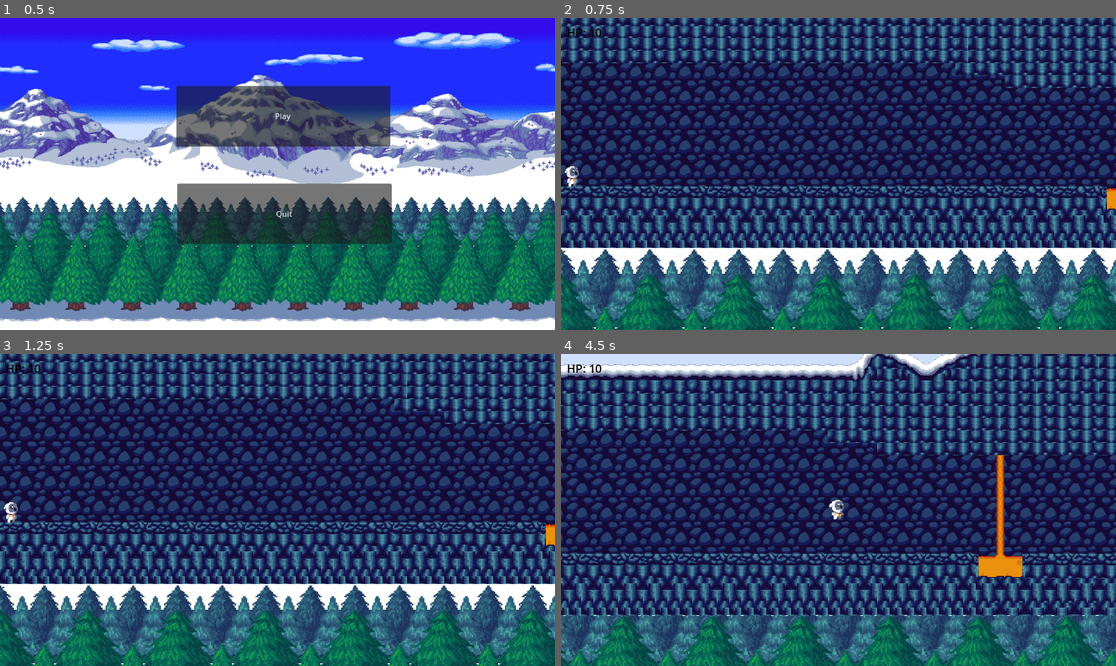
Above: before the commit, frames 1-4 (two rows, left to right).
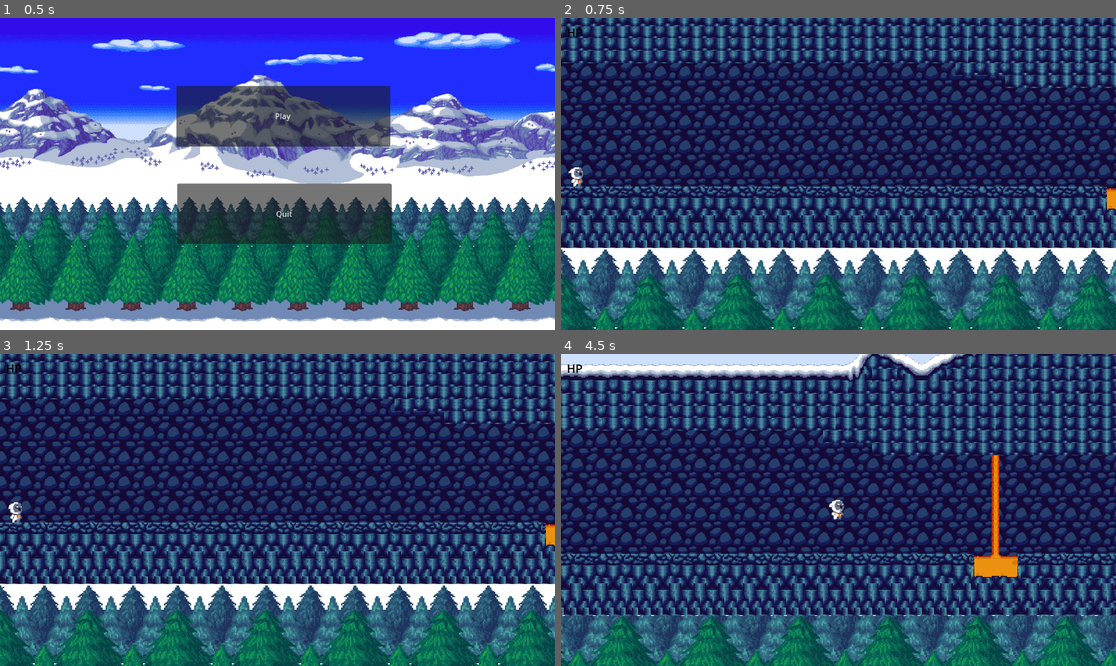
Above: after the commit, the same moments.

Repository: Muncherxyz/SimpleWinterPlatformer
Game: Godot game, scene res://TitleScreen.tscn
The game is run twice, just before and just after one commit, with the same random seed, the same clock (stepped at 60 frames per second) and the same inputs.
Inputs:
- Up to frame 1 (0.5 s): no input
- Up to frame 2 (0.75 s): click "Play" at 0.5 s
- Up to frame 3 (1.25 s): no input
- Up to frame 4 (4.5 s): tap Enter (ui_accept) at 1.25, 1.52, 2.27, 3.77 s; hold Right (ui_right) 1.28-2.78 s; hold Left (ui_left) 2.78-3.53 s; hold Right (ui_right) from 3.53 s (still down)

Frame 1 is identical in both runs. In frame 2, 0.2% of the frame differs, in the area x 0-8%, y 3-55%; in frame 3, 0.2%; in frame 4, 58%, in the area x 0-100%, y 0-100%.
Error after the commit: Invalid access to property or key 'health' on a base object of type 'Node'. (res://world.tscn::GDScript_iy1jy:11)

Commit message:
forgot to push

Diff:
--- /dev/null
+++ b/8bitWinterTileset/2 Owlet_Monster/3 Dude_Monster/enemy.gd
@@ -0,0 +1,14 @@
+extends CharacterBody2D
+
+var gravity = ProjectSettings.get_setting("physics/2d/default_gravity")
+var player
+
+func _physics_process(delta):
+	# Add the gravity.
+	velocity.y += gravity * delta
+
+	move_and_slide()
+func _on_player_detection_body_entered(body):
+	if body.name == "Player":
+		player = get_node("../../Player")
+		print(player.global_postion)
--- /dev/null
+++ b/8bitWinterTileset/2 Owlet_Monster/3 Dude_Monster/enemy.tscn
@@ -0,0 +1,306 @@
+[gd_scene load_steps=45 format=3 uid="uid://c4nj73ol3elw7"]
+
+[ext_resource type="Script" path="res://8bitWinterTileset/2 Owlet_Monster/3 Dude_Monster/enemy.gd" id="1_46f88"]
+[ext_resource type="Texture2D" uid="uid://do3kbwey8eg8l" path="res://8bitWinterTileset/2 Owlet_Monster/3 Dude_Monster/Dude_Monster_Death_8.png" id="1_akvds"]
+[ext_resource type="Texture2D" uid="uid://c8a6i2kf12u15" path="res://8bitWinterTileset/2 Owlet_Monster/3 Dude_Monster/Dude_Monster_Throw_4.png" id="2_r4kts"]
+[ext_resource type="Texture2D" uid="uid://t8ija8xxfgbw" path="res://8bitWinterTileset/2 Owlet_Monster/3 Dude_Monster/Dude_Monster_Hurt_4.png" id="3_lslrf"]
+[ext_resource type="Texture2D" uid="uid://dgbk8yq23uqlj" path="res://8bitWinterTileset/2 Owlet_Monster/3 Dude_Monster/Dude_Monster_Idle_4.png" id="4_vrt42"]
+[ext_resource type="Texture2D" uid="uid://d34iejctwgmne" path="res://8bitWinterTileset/2 Owlet_Monster/3 Dude_Monster/Dude_Monster_Jump_8.png" id="5_ps8do"]
+[ext_resource type="Texture2D" uid="uid://raagsne04f4g" path="res://8bitWinterTileset/2 Owlet_Monster/3 Dude_Monster/Dude_Monster_Run_6.png" id="6_6c8po"]
+
+[sub_resource type="RectangleShape2D" id="RectangleShape2D_rsq0w"]
+size = Vector2(20, 16)
+
+[sub_resource type="AtlasTexture" id="AtlasTexture_oson3"]
+atlas = ExtResource("1_akvds")
+region = Rect2(0, 0, 32, 32)
+
+[sub_resource type="AtlasTexture" id="AtlasTexture_vgu0r"]
+atlas = ExtResource("1_akvds")
+region = Rect2(32, 0, 32, 32)
+
+[sub_resource type="AtlasTexture" id="AtlasTexture_uec37"]
+atlas = ExtResource("1_akvds")
+region = Rect2(64, 0, 32, 32)
+
+[sub_resource type="AtlasTexture" id="AtlasTexture_g4tmh"]
+atlas = ExtResource("1_akvds")
+region = Rect2(96, 0, 32, 32)
+
+[sub_resource type="AtlasTexture" id="AtlasTexture_ix06e"]
+atlas = ExtResource("1_akvds")
+region = Rect2(128, 0, 32, 32)
+
+[sub_resource type="AtlasTexture" id="AtlasTexture_0q38f"]
+atlas = ExtResource("1_akvds")
+region = Rect2(160, 0, 32, 32)
+
+[sub_resource type="AtlasTexture" id="AtlasTexture_vv0tk"]
+atlas = ExtResource("1_akvds")
+region = Rect2(192, 0, 32, 32)
+
+[sub_resource type="AtlasTexture" id="AtlasTexture_0co06"]
+atlas = ExtResource("1_akvds")
+region = Rect2(224, 0, 32, 32)
+
+[sub_resource type="AtlasTexture" id="AtlasTexture_if7a1"]
+atlas = ExtResource("2_r4kts")
+region = Rect2(0, 0, 32, 32)
+
+[sub_resource type="AtlasTexture" id="AtlasTexture_a12v7"]
+atlas = ExtResource("2_r4kts")
+region = Rect2(32, 0, 32, 32)
+
+[sub_resource type="AtlasTexture" id="AtlasTexture_41pdi"]
+atlas = ExtResource("2_r4kts")
+region = Rect2(64, 0, 32, 32)
+
+[sub_resource type="AtlasTexture" id="AtlasTexture_lj1ae"]
+atlas = ExtResource("2_r4kts")
+region = Rect2(96, 0, 32, 32)
+
+[sub_resource type="AtlasTexture" id="AtlasTexture_1n30n"]
+atlas = ExtResource("3_lslrf")
+region = Rect2(0, 0, 32, 32)
+
+[sub_resource type="AtlasTexture" id="AtlasTexture_q1oik"]
+atlas = ExtResource("3_lslrf")
+region = Rect2(32, 0, 32, 32)
+
+[sub_resource type="AtlasTexture" id="AtlasTexture_7a2uk"]
+atlas = ExtResource("3_lslrf")
+region = Rect2(64, 0, 32, 32)
+
+[sub_resource type="AtlasTexture" id="AtlasTexture_88c3r"]
+atlas = ExtResource("3_lslrf")
+region = Rect2(96, 0, 32, 32)
+
+[sub_resource type="AtlasTexture" id="AtlasTexture_gfmtv"]
+atlas = ExtResource("4_vrt42")
+region = Rect2(0, 0, 32, 32)
+
+[sub_resource type="AtlasTexture" id="AtlasTexture_8fgup"]
+atlas = ExtResource("4_vrt42")
+region = Rect2(32, 0, 32, 32)
+
+[sub_resource type="AtlasTexture" id="AtlasTexture_w13se"]
+atlas = ExtResource("4_vrt42")
+region = Rect2(64, 0, 32, 32)
+
+[sub_resource type="AtlasTexture" id="AtlasTexture_0ijji"]
+atlas = ExtResource("4_vrt42")
+region = Rect2(96, 0, 32, 32)
+
+[sub_resource type="AtlasTexture" id="AtlasTexture_aonny"]
+atlas = ExtResource("5_ps8do")
+region = Rect2(0, 0, 32, 32)
+
+[sub_resource type="AtlasTexture" id="AtlasTexture_qhwea"]
+atlas = ExtResource("5_ps8do")
+region = Rect2(32, 0, 32, 32)
+
+[sub_resource type="AtlasTexture" id="AtlasTexture_j03ip"]
+atlas = ExtResource("5_ps8do")
+region = Rect2(64, 0, 32, 32)
+
+[sub_resource type="AtlasTexture" id="AtlasTexture_d7iqi"]
+atlas = ExtResource("5_ps8do")
+region = Rect2(96, 0, 32, 32)
+
+[sub_resource type="AtlasTexture" id="AtlasTexture_eqsj5"]
+atlas = ExtResource("5_ps8do")
+region = Rect2(128, 0, 32, 32)
+
+[sub_resource type="AtlasTexture" id="AtlasTexture_i74hq"]
+atlas = ExtResource("5_ps8do")
+region = Rect2(160, 0, 32, 32)
+
+[sub_resource type="AtlasTexture" id="AtlasTexture_uchi4"]
+atlas = ExtResource("5_ps8do")
+region = Rect2(192, 0, 32, 32)
+
+[sub_resource type="AtlasTexture" id="AtlasTexture_3rlcs"]
+atlas = ExtResource("5_ps8do")
+region = Rect2(224, 0, 32, 32)
+
+[sub_resource type="AtlasTexture" id="AtlasTexture_qmgv4"]
+atlas = ExtResource("6_6c8po")
+region = Rect2(0, 0, 32, 32)
+
+[sub_resource type="AtlasTexture" id="AtlasTexture_ofve0"]
+atlas = ExtResource("6_6c8po")
+region = Rect2(32, 0, 32, 32)
+
+[sub_resource type="AtlasTexture" id="AtlasTexture_y4wt8"]
+atlas = ExtResource("6_6c8po")
+region = Rect2(64, 0, 32, 32)
+
+[sub_resource type="AtlasTexture" id="AtlasTexture_fcetd"]
+atlas = ExtResource("6_6c8po")
+region = Rect2(96, 0, 32, 32)
+
+[sub_resource type="AtlasTexture" id="AtlasTexture_yddu3"]
+atlas = ExtResource("6_6c8po")
+region = Rect2(128, 0, 32, 32)
+
+[sub_resource type="AtlasTexture" id="AtlasTexture_1wr1b"]
+atlas = ExtResource("6_6c8po")
+region = Rect2(160, 0, 32, 32)
+
+[sub_resource type="SpriteFrames" id="SpriteFrames_pt865"]
+animations = [{
+"frames": [{
+"duration": 1.0,
+"texture": SubResource("AtlasTexture_oson3")
+}, {
+"duration": 1.0,
+"texture": SubResource("AtlasTexture_vgu0r")
+}, {
+"duration": 1.0,
+"texture": SubResource("AtlasTexture_uec37")
+}, {
+"duration": 1.0,
+"texture": SubResource("AtlasTexture_g4tmh")
+}, {
+"duration": 1.0,
+"texture": SubResource("AtlasTexture_ix06e")
+}, {
+"duration": 1.0,
+"texture": SubResource("AtlasTexture_0q38f")
+}, {
+"duration": 1.0,
+"texture": SubResource("AtlasTexture_vv0tk")
+}, {
+"duration": 1.0,
+"texture": SubResource("AtlasTexture_0co06")
+}],
+"loop": true,
+"name": &"death",
+"speed": 5.0
+}, {
+"frames": [{
+"duration": 1.0,
+"texture": SubResource("AtlasTexture_if7a1")
+}, {
+"duration": 1.0,
+"texture": SubResource("AtlasTexture_a12v7")
+}, {
+"duration": 1.0,
+"texture": SubResource("AtlasTexture_41pdi")
+}, {
+"duration": 1.0,
+"texture": SubResource("AtlasTexture_lj1ae")
+}],
+"loop": true,
+"name": &"hit",
+"speed": 5.0
+}, {
+"frames": [{
+"duration": 1.0,
+"texture": SubResource("AtlasTexture_1n30n")
+}, {
+"duration": 1.0,
+"texture": SubResource("AtlasTexture_q1oik")
+}, {
+"duration": 1.0,
+"texture": SubResource("AtlasTexture_7a2uk")
+}, {
+"duration": 1.0,
+"texture": SubResource("AtlasTexture_88c3r")
+}],
+"loop": true,
+"name": &"hurt",
+"speed": 5.0
+}, {
+"frames": [{
+"duration": 1.0,
+"texture": SubResource("AtlasTexture_gfmtv")
+}, {
+"duration": 1.0,
+"texture": SubResource("AtlasTexture_8fgup")
+}, {
+"duration": 1.0,
+"texture": SubResource("AtlasTexture_w13se")
+}, {
+"duration": 1.0,
+"texture": SubResource("AtlasTexture_0ijji")
+}],
+"loop": true,
+"name": &"idle",
+"speed": 5.0
+}, {
+"frames": [{
+"duration": 1.0,
+"texture": SubResource("AtlasTexture_aonny")
+}, {
+"duration": 1.0,
+"texture": SubResource("AtlasTexture_qhwea")
+}, {
+"duration": 1.0,
+"texture": SubResource("AtlasTexture_j03ip")
+}, {
+"duration": 1.0,
+"texture": SubResource("AtlasTexture_d7iqi")
+}, {
+"duration": 1.0,
+"texture": SubResource("AtlasTexture_eqsj5")
+}, {
+"duration": 1.0,
+"texture": SubResource("AtlasTexture_i74hq")
+}, {
+"duration": 1.0,
+"texture": SubResource("AtlasTexture_uchi4")
+}, {
+"duration": 1.0,
+"texture": SubResource("AtlasTexture_3rlcs")
+}],
+"loop": true,
+"name": &"jump",
+"speed": 5.0
+}, {
+"frames": [{
+"duration": 1.0,
+"texture": SubResource("AtlasTexture_qmgv4")
+}, {
+"duration": 1.0,
+"texture": SubResource("AtlasTexture_ofve0")
+}, {
+"duration": 1.0,
+"texture": SubResource("AtlasTexture_y4wt8")
+}, {
+"duration": 1.0,
+"texture": SubResource("AtlasTexture_fcetd")
+}, {
+"duration": 1.0,
+"texture": SubResource("AtlasTexture_yddu3")
+}, {
+"duration": 1.0,
+"texture": SubResource("AtlasTexture_1wr1b")
+}],
+"loop": true,
+"name": &"run",
+"speed": 5.0
+}]
+
+[sub_resource type="CircleShape2D" id="CircleShape2D_fuj1w"]
+radius = 81.86
+
+[node name="enemy" type="CharacterBody2D"]
+script = ExtResource("1_46f88")
+
+[node name="CollisionShape2D" type="CollisionShape2D" parent="."]
+position = Vector2(0, -8)
+shape = SubResource("RectangleShape2D_rsq0w")
+
+[node name="AnimatedSprite2D" type="AnimatedSprite2D" parent="."]
+position = Vector2(0, -16)
+scale = Vector2(1.25, 1)
+sprite_frames = SubResource("SpriteFrames_pt865")
+animation = &"hit"
+
+[node name="player detection" type="Area2D" parent="."]
+
+[node name="CollisionShape2D" type="CollisionShape2D" parent="player detection"]
+shape = SubResource("CircleShape2D_fuj1w")
+
+[connection signal="body_entered" from="player detection" to="." method="_on_player_detection_body_entered"]
--- /dev/null
+++ b/8bitWinterTileset/2 Owlet_Monster/3 Dude_Monster/guy.tscn
@@ -0,0 +1,308 @@
+[gd_scene load_steps=45 format=3 uid="uid://b1f85c4n315ye"]
+
+[ext_resource type="Script" path="res://8bitWinterTileset/2 Owlet_Monster/3 Dude_Monster/enemy.gd" id="1_mw4im"]
+[ext_resource type="Texture2D" uid="uid://do3kbwey8eg8l" path="res://8bitWinterTileset/2 Owlet_Monster/3 Dude_Monster/Dude_Monster_Death_8.png" id="2_1xeu3"]
+[ext_resource type="Texture2D" uid="uid://c8a6i2kf12u15" path="res://8bitWinterTileset/2 Owlet_Monster/3 Dude_Monster/Dude_Monster_Throw_4.png" id="3_2m66a"]
+[ext_resource type="Texture2D" uid="uid://t8ija8xxfgbw" path="res://8bitWinterTileset/2 Owlet_Monster/3 Dude_Monster/Dude_Monster_Hurt_4.png" id="4_tevp0"]
+[ext_resource type="Texture2D" uid="uid://dgbk8yq23uqlj" path="res://8bitWinterTileset/2 Owlet_Monster/3 Dude_Monster/Dude_Monster_Idle_4.png" id="5_3bj55"]
+[ext_resource type="Texture2D" uid="uid://d34iejctwgmne" path="res://8bitWinterTileset/2 Owlet_Monster/3 Dude_Monster/Dude_Monster_Jump_8.png" id="6_6588e"]
+[ext_resource type="Texture2D" uid="uid://raagsne04f4g" path="res://8bitWinterTileset/2 Owlet_Monster/3 Dude_Monster/Dude_Monster_Run_6.png" id="7_38m45"]
+
+[sub_resource type="RectangleShape2D" id="RectangleShape2D_rsq0w"]
+size = Vector2(20, 16)
+
+[sub_resource type="AtlasTexture" id="AtlasTexture_oson3"]
+atlas = ExtResource("2_1xeu3")
+region = Rect2(0, 0, 32, 32)
+
+[sub_resource type="AtlasTexture" id="AtlasTexture_vgu0r"]
+atlas = ExtResource("2_1xeu3")
+region = Rect2(32, 0, 32, 32)
+
+[sub_resource type="AtlasTexture" id="AtlasTexture_uec37"]
+atlas = ExtResource("2_1xeu3")
+region = Rect2(64, 0, 32, 32)
+
+[sub_resource type="AtlasTexture" id="AtlasTexture_g4tmh"]
+atlas = ExtResource("2_1xeu3")
+region = Rect2(96, 0, 32, 32)
+
+[sub_resource type="AtlasTexture" id="AtlasTexture_ix06e"]
+atlas = ExtResource("2_1xeu3")
+region = Rect2(128, 0, 32, 32)
+
+[sub_resource type="AtlasTexture" id="AtlasTexture_0q38f"]
+atlas = ExtResource("2_1xeu3")
+region = Rect2(160, 0, 32, 32)
+
+[sub_resource type="AtlasTexture" id="AtlasTexture_vv0tk"]
+atlas = ExtResource("2_1xeu3")
+region = Rect2(192, 0, 32, 32)
+
+[sub_resource type="AtlasTexture" id="AtlasTexture_0co06"]
+atlas = ExtResource("2_1xeu3")
+region = Rect2(224, 0, 32, 32)
+
+[sub_resource type="AtlasTexture" id="AtlasTexture_if7a1"]
+atlas = ExtResource("3_2m66a")
+region = Rect2(0, 0, 32, 32)
+
+[sub_resource type="AtlasTexture" id="AtlasTexture_a12v7"]
+atlas = ExtResource("3_2m66a")
+region = Rect2(32, 0, 32, 32)
+
+[sub_resource type="AtlasTexture" id="AtlasTexture_41pdi"]
+atlas = ExtResource("3_2m66a")
+region = Rect2(64, 0, 32, 32)
+
+[sub_resource type="AtlasTexture" id="AtlasTexture_lj1ae"]
+atlas = ExtResource("3_2m66a")
+region = Rect2(96, 0, 32, 32)
+
+[sub_resource type="AtlasTexture" id="AtlasTexture_1n30n"]
+atlas = ExtResource("4_tevp0")
+region = Rect2(0, 0, 32, 32)
+
+[sub_resource type="AtlasTexture" id="AtlasTexture_q1oik"]
+atlas = ExtResource("4_tevp0")
+region = Rect2(32, 0, 32, 32)
+
+[sub_resource type="AtlasTexture" id="AtlasTexture_7a2uk"]
+atlas = ExtResource("4_tevp0")
+region = Rect2(64, 0, 32, 32)
+
+[sub_resource type="AtlasTexture" id="AtlasTexture_88c3r"]
+atlas = ExtResource("4_tevp0")
+region = Rect2(96, 0, 32, 32)
+
+[sub_resource type="AtlasTexture" id="AtlasTexture_gfmtv"]
+atlas = ExtResource("5_3bj55")
+region = Rect2(0, 0, 32, 32)
+
+[sub_resource type="AtlasTexture" id="AtlasTexture_8fgup"]
+atlas = ExtResource("5_3bj55")
+region = Rect2(32, 0, 32, 32)
+
+[sub_resource type="AtlasTexture" id="AtlasTexture_w13se"]
+atlas = ExtResource("5_3bj55")
+region = Rect2(64, 0, 32, 32)
+
+[sub_resource type="AtlasTexture" id="AtlasTexture_0ijji"]
+atlas = ExtResource("5_3bj55")
+region = Rect2(96, 0, 32, 32)
+
+[sub_resource type="AtlasTexture" id="AtlasTexture_aonny"]
+atlas = ExtResource("6_6588e")
+region = Rect2(0, 0, 32, 32)
+
+[sub_resource type="AtlasTexture" id="AtlasTexture_qhwea"]
+atlas = ExtResource("6_6588e")
+region = Rect2(32, 0, 32, 32)
+
+[sub_resource type="AtlasTexture" id="AtlasTexture_j03ip"]
+atlas = ExtResource("6_6588e")
+region = Rect2(64, 0, 32, 32)
+
+[sub_resource type="AtlasTexture" id="AtlasTexture_d7iqi"]
+atlas = ExtResource("6_6588e")
+region = Rect2(96, 0, 32, 32)
+
+[sub_resource type="AtlasTexture" id="AtlasTexture_eqsj5"]
+atlas = ExtResource("6_6588e")
+region = Rect2(128, 0, 32, 32)
+
+[sub_resource type="AtlasTexture" id="AtlasTexture_i74hq"]
+atlas = ExtResource("6_6588e")
+region = Rect2(160, 0, 32, 32)
+
+[sub_resource type="AtlasTexture" id="AtlasTexture_uchi4"]
+atlas = ExtResource("6_6588e")
+region = Rect2(192, 0, 32, 32)
+
+[sub_resource type="AtlasTexture" id="AtlasTexture_3rlcs"]
+atlas = ExtResource("6_6588e")
+region = Rect2(224, 0, 32, 32)
+
+[sub_resource type="AtlasTexture" id="AtlasTexture_qmgv4"]
+atlas = ExtResource("7_38m45")
+region = Rect2(0, 0, 32, 32)
+
+[sub_resource type="AtlasTexture" id="AtlasTexture_ofve0"]
+atlas = ExtResource("7_38m45")
+region = Rect2(32, 0, 32, 32)
+
+[sub_resource type="AtlasTexture" id="AtlasTexture_y4wt8"]
+atlas = ExtResource("7_38m45")
+region = Rect2(64, 0, 32, 32)
+
+[sub_resource type="AtlasTexture" id="AtlasTexture_fcetd"]
+atlas = ExtResource("7_38m45")
+region = Rect2(96, 0, 32, 32)
+
+[sub_resource type="AtlasTexture" id="AtlasTexture_yddu3"]
+atlas = ExtResource("7_38m45")
+region = Rect2(128, 0, 32, 32)
+
+[sub_resource type="AtlasTexture" id="AtlasTexture_1wr1b"]
+atlas = ExtResource("7_38m45")
+region = Rect2(160, 0, 32, 32)
+
+[sub_resource type="SpriteFrames" id="SpriteFrames_pt865"]
+animations = [{
+"frames": [{
+"duration": 1.0,
+"texture": SubResource("AtlasTexture_oson3")
+}, {
+"duration": 1.0,
+"texture": SubResource("AtlasTexture_vgu0r")
+}, {
+"duration": 1.0,
+"texture": SubResource("AtlasTexture_uec37")
+}, {
+"duration": 1.0,
+"texture": SubResource("AtlasTexture_g4tmh")
+}, {
+"duration": 1.0,
+"texture": SubResource("AtlasTexture_ix06e")
+}, {
+"duration": 1.0,
+"texture": SubResource("AtlasTexture_0q38f")
+}, {
+"duration": 1.0,
+"texture": SubResource("AtlasTexture_vv0tk")
+}, {
+"duration": 1.0,
+"texture": SubResource("AtlasTexture_0co06")
+}],
+"loop": true,
+"name": &"death",
+"speed": 5.0
+}, {
+"frames": [{
+"duration": 1.0,
+"texture": SubResource("AtlasTexture_if7a1")
+}, {
+"duration": 1.0,
+"texture": SubResource("AtlasTexture_a12v7")
+}, {
+"duration": 1.0,
+"texture": SubResource("AtlasTexture_41pdi")
+}, {
+"duration": 1.0,
+"texture": SubResource("AtlasTexture_lj1ae")
+}],
+"loop": true,
+"name": &"hit",
+"speed": 5.0
+}, {
+"frames": [{
+"duration": 1.0,
+"texture": SubResource("AtlasTexture_1n30n")
+}, {
+"duration": 1.0,
+"texture": SubResource("AtlasTexture_q1oik")
+}, {
+"duration": 1.0,
+"texture": SubResource("AtlasTexture_7a2uk")
+}, {
+"duration": 1.0,
+"texture": SubResource("AtlasTexture_88c3r")
+}],
+"loop": true,
+"name": &"hurt",
+"speed": 5.0
+}, {
+"frames": [{
+"duration": 1.0,
+"texture": SubResource("AtlasTexture_gfmtv")
+}, {
+"duration": 1.0,
+"texture": SubResource("AtlasTexture_8fgup")
+}, {
+"duration": 1.0,
+"texture": SubResource("AtlasTexture_w13se")
+}, {
+"duration": 1.0,
+"texture": SubResource("AtlasTexture_0ijji")
+}],
+"loop": true,
+"name": &"idle",
+"speed": 5.0
+}, {
+"frames": [{
+"duration": 1.0,
+"texture": SubResource("AtlasTexture_aonny")
+}, {
+"duration": 1.0,
+"texture": SubResource("AtlasTexture_qhwea")
+}, {
+"duration": 1.0,
+"texture": SubResource("AtlasTexture_j03ip")
+}, {
+"duration": 1.0,
+"texture": SubResource("AtlasTexture_d7iqi")
+}, {
+"duration": 1.0,
+"texture": SubResource("AtlasTexture_eqsj5")
+}, {
+"duration": 1.0,
+"texture": SubResource("AtlasTexture_i74hq")
+}, {
+"duration": 1.0,
+"texture": SubResource("AtlasTexture_uchi4")
+}, {
+"duration": 1.0,
+"texture": SubResource("AtlasTexture_3rlcs")
+}],
+"loop": true,
+"name": &"jump",
+"speed": 5.0
+}, {
+"frames": [{
+"duration": 1.0,
+"texture": SubResource("AtlasTexture_qmgv4")
+}, {
+"duration": 1.0,
+"texture": SubResource("AtlasTexture_ofve0")
+}, {
+"duration": 1.0,
+"texture": SubResource("AtlasTexture_y4wt8")
+}, {
+"duration": 1.0,
+"texture": SubResource("AtlasTexture_fcetd")
+}, {
+"duration": 1.0,
+"texture": SubResource("AtlasTexture_yddu3")
+}, {
+"duration": 1.0,
+"texture": SubResource("AtlasTexture_1wr1b")
+}],
+"loop": true,
+"name": &"run",
+"speed": 5.0
+}]
+
+[sub_resource type="CircleShape2D" id="CircleShape2D_fuj1w"]
+radius = 81.86
+
+[node name="enemy" type="CharacterBody2D"]
+script = ExtResource("1_mw4im")
+
+[node name="CollisionShape2D" type="CollisionShape2D" parent="."]
+position = Vector2(0, -8)
+shape = SubResource("RectangleShape2D_rsq0w")
+
+[node name="AnimatedSprite2D" type="AnimatedSprite2D" parent="."]
+position = Vector2(0, -16)
+scale = Vector2(1.25, 1)
+sprite_frames = SubResource("SpriteFrames_pt865")
+animation = &"run"
+frame = 2
+frame_progress = 0.55686
+
+[node name="player detection" type="Area2D" parent="."]
+
+[node name="CollisionShape2D" type="CollisionShape2D" parent="player detection"]
+shape = SubResource("CircleShape2D_fuj1w")
+
+[connection signal="body_entered" from="player detection" to="." method="_on_player_detection_body_entered"]
--- a/Player/Player.tscn
+++ b/Player/Player.tscn
@@ -338,7 +338,7 @@
 
 [node name="AnimatedSprite2D" type="AnimatedSprite2D" parent="."]
 sprite_frames = SubResource("SpriteFrames_kck54")
-animation = &"Death"
+animation = &"Idle"
 metadata/_edit_lock_ = true
 
 [node name="Camera2D" type="Camera2D" parent="."]
--- a/world.tscn
+++ b/world.tscn
@@ -8,6 +8,7 @@
 [ext_resource type="Texture2D" uid="uid://gnhs6rlnmqpa" path="res://8bitWinterTileset/WinterTileSet/Above_MTN.png" id="5_7qnap"]
 [ext_resource type="Texture2D" uid="uid://bhidpkpqw4dip" path="res://8bitWinterTileset/WinterTileSet/Above_Trees.png" id="6_0m352"]
 [ext_resource type="Texture2D" uid="uid://cgcwwth8rms6a" path="res://8bitWinterTileset/WinterTileSet/Above_TreesBig.png" id="7_yhgup"]
+[ext_resource type="PackedScene" uid="uid://c4nj73ol3elw7" path="res://8bitWinterTileset/2 Owlet_Monster/3 Dude_Monster/enemy.tscn" id="9_3c3co"]
 
 [sub_resource type="TileSetAtlasSource" id="TileSetAtlasSource_kckev"]
 texture = ExtResource("1_t3ald")
@@ -3393,9 +3394,6 @@
 scale = Vector2(1.8, 1.2125)
 texture = ExtResource("7_yhgup")
 
-[node name="Player" parent="." instance=ExtResource("1_27vin")]
-position = Vector2(16, 559)
-
 [node name="UI" type="CanvasLayer" parent="."]
 
 [node name="HP" type="Label" parent="UI"]
@@ -3407,3 +3405,12 @@
 theme_override_font_sizes/font_size = 24
 text = "HP"
 script = SubResource("GDScript_iy1jy")
+
+[node name="Player" type="Node" parent="."]
+
+[node name="Player" parent="Player" instance=ExtResource("1_27vin")]
+position = Vector2(22, 558)
+
+[node name="mobs" type="Node2D" parent="Player"]
+
+[node name="guy" parent="Player/mobs" instance=ExtResource("9_3c3co")]
Binary file added: 8bitWinterTileset/2 Owlet_Monster/3 Dude_Monster/Double_Jump_Dust_5.png
Not shown, added: 8bitWinterTileset/2 Owlet_Monster/3 Dude_Monster/Double_Jump_Dust_5.png.import
Binary file added: 8bitWinterTileset/2 Owlet_Monster/3 Dude_Monster/Dude_Monster.png
Not shown, added: 8bitWinterTileset/2 Owlet_Monster/3 Dude_Monster/Dude_Monster.png.import
Binary file added: 8bitWinterTileset/2 Owlet_Monster/3 Dude_Monster/Dude_Monster_Attack1_4.png
Not shown, added: 8bitWinterTileset/2 Owlet_Monster/3 Dude_Monster/Dude_Monster_Attack1_4.png.import
Binary file added: 8bitWinterTileset/2 Owlet_Monster/3 Dude_Monster/Dude_Monster_Attack2_6.png
Not shown, added: 8bitWinterTileset/2 Owlet_Monster/3 Dude_Monster/Dude_Monster_Attack2_6.png.import
Binary file added: 8bitWinterTileset/2 Owlet_Monster/3 Dude_Monster/Dude_Monster_Climb_4.png
Not shown, added: 8bitWinterTileset/2 Owlet_Monster/3 Dude_Monster/Dude_Monster_Climb_4.png.import
Binary file added: 8bitWinterTileset/2 Owlet_Monster/3 Dude_Monster/Dude_Monster_Death_8.png
Not shown, added: 8bitWinterTileset/2 Owlet_Monster/3 Dude_Monster/Dude_Monster_Death_8.png.import
(and 23 more such lines)
